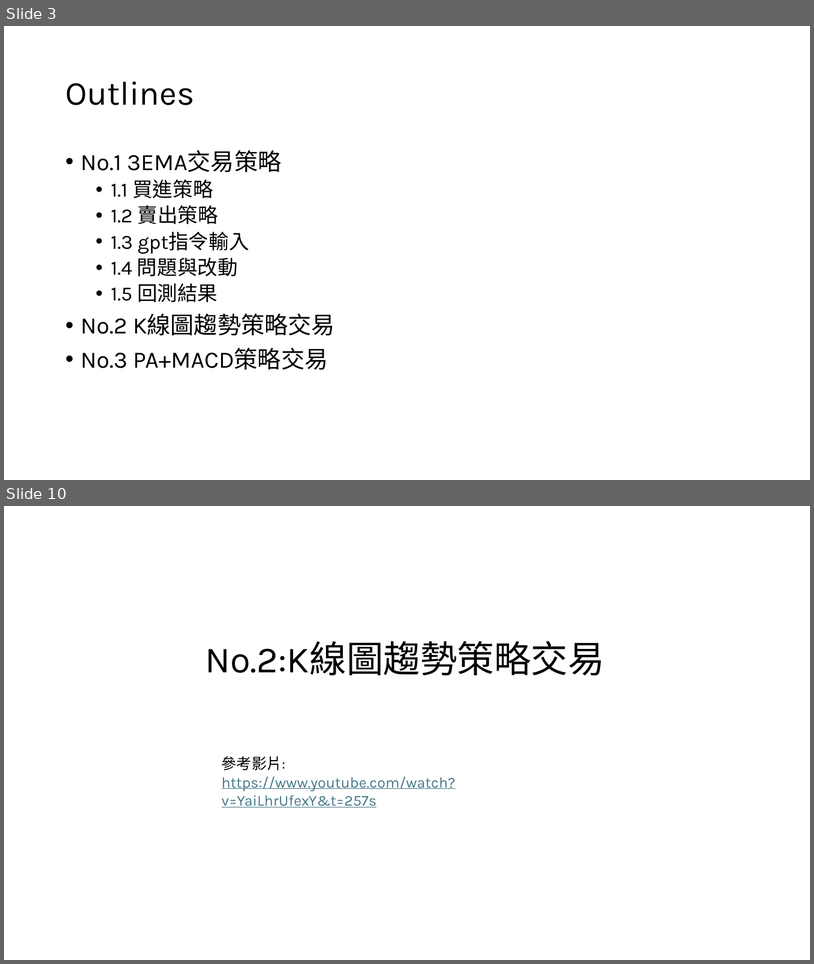
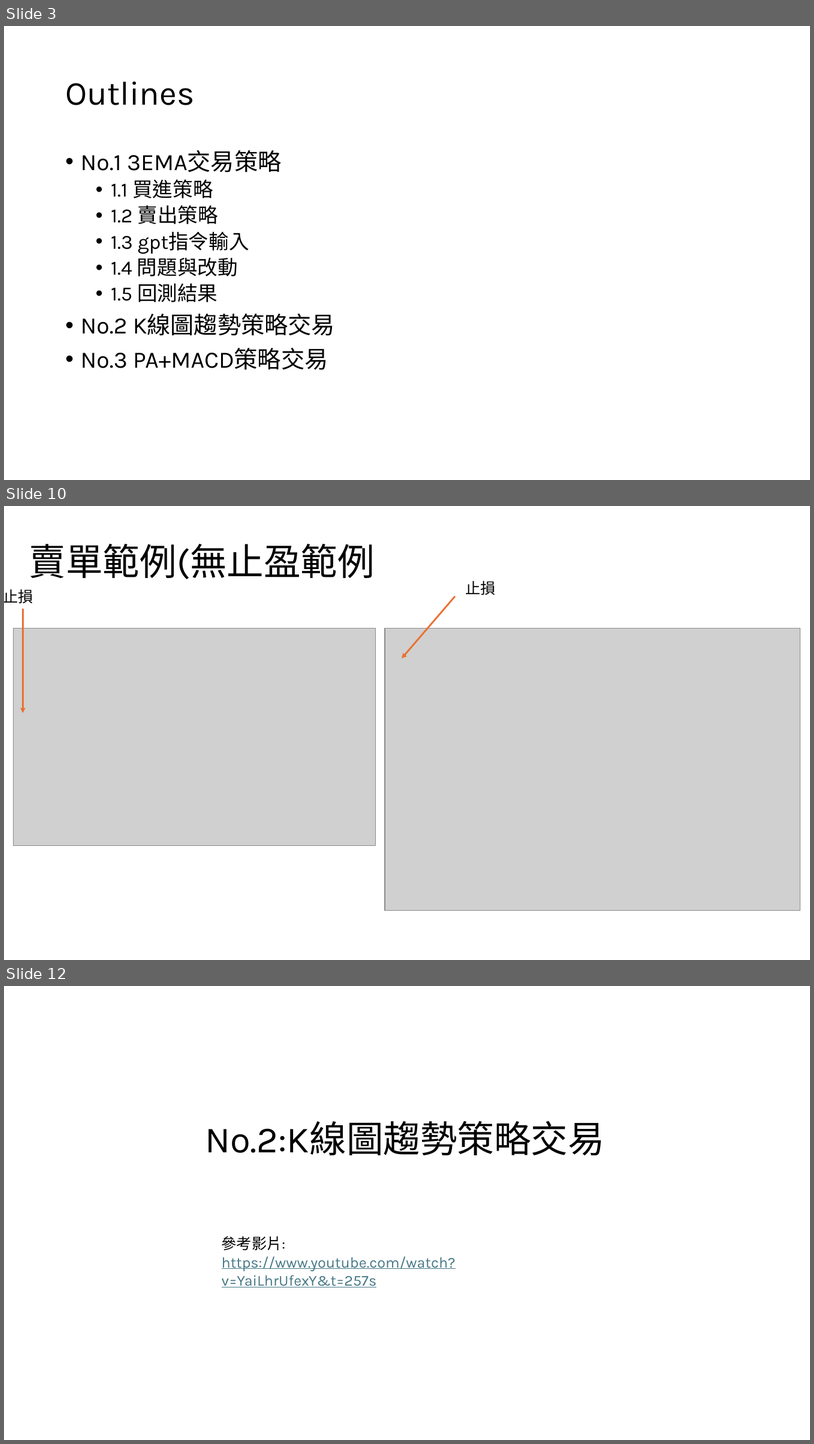
Before and after one commit to worldstar/MT5-MultiTimeFrame-MA-TDI-Dashboard, a slide deck: gpt程式交易測試紀錄/GPT程式交易測試紀錄.pptx. Shown one above the other, each under a label of ours: slides 3 and 10 before the commit, slides 3, 10 and 12 after it; the slides between them are not shown. The pictures are 814x964 and 814x1444 pixels, drawn with LibreOffice and Linux fonts; fonts in the diff are those of the drawing; grey boxes stand for pictures. Boxes give left, top, right and bottom in pixels: in the first picture for what was removed or moved away, otherwise in the second. Text is boxed around its words. In the diff, an @@ line names an element or a change of style, - is before the commit and + after.

```diff
--- a/gpt程式交易測試紀錄/GPT程式交易測試紀錄.pptx
+++ b/gpt程式交易測試紀錄/GPT程式交易測試紀錄.pptx
@@ slide 10 added at box(4, 506, 810, 960), background #FFFFFF @@
@@ title added at box(29, 544, 375, 579), 44 pt, text #000000 @@
+賣單範例(無止盈範例
@@ text added at box(4, 589, 33, 603), 18 pt, text #000000 @@
+止損
@@ text added at box(465, 580, 495, 595), 18 pt, text #000000 @@
+止損
@@ arrow added from (23, 609) to (23, 713), #E97132 2 pt @@
@@ arrow added from (455, 596) to (402, 658), #E97132 2 pt @@
@@ picture added at box(14, 628, 376, 846) @@
@@ picture added at box(385, 628, 801, 911) @@
@@ what was slide 10 is now slide 12 @@
```
Also in this commit, not shown: 7 slides changed, 4 other slides added, 1 slide removed.
